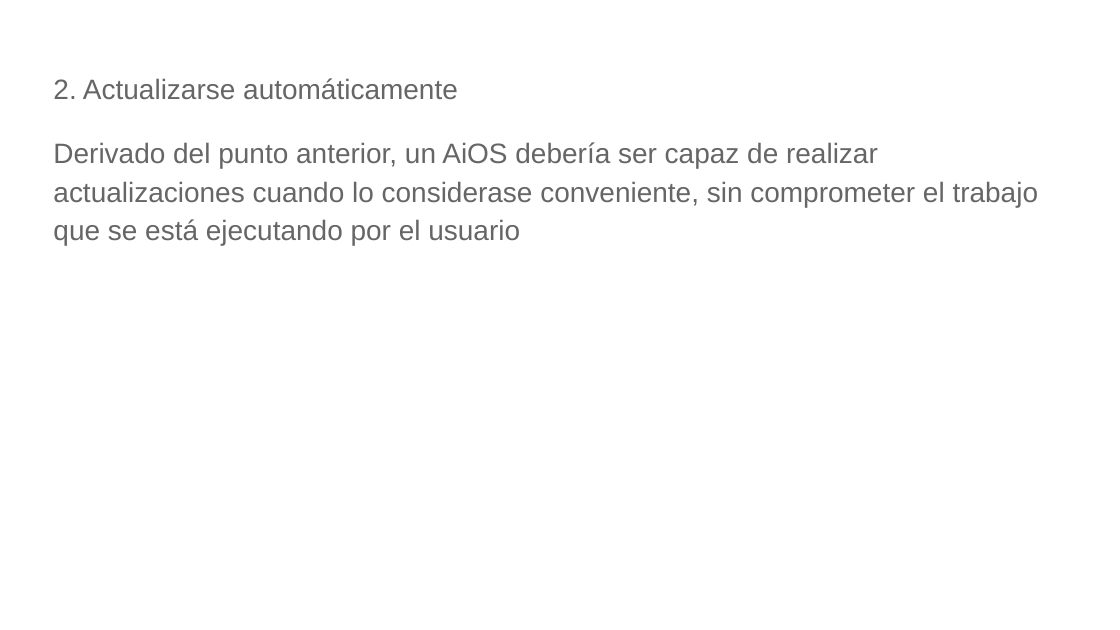
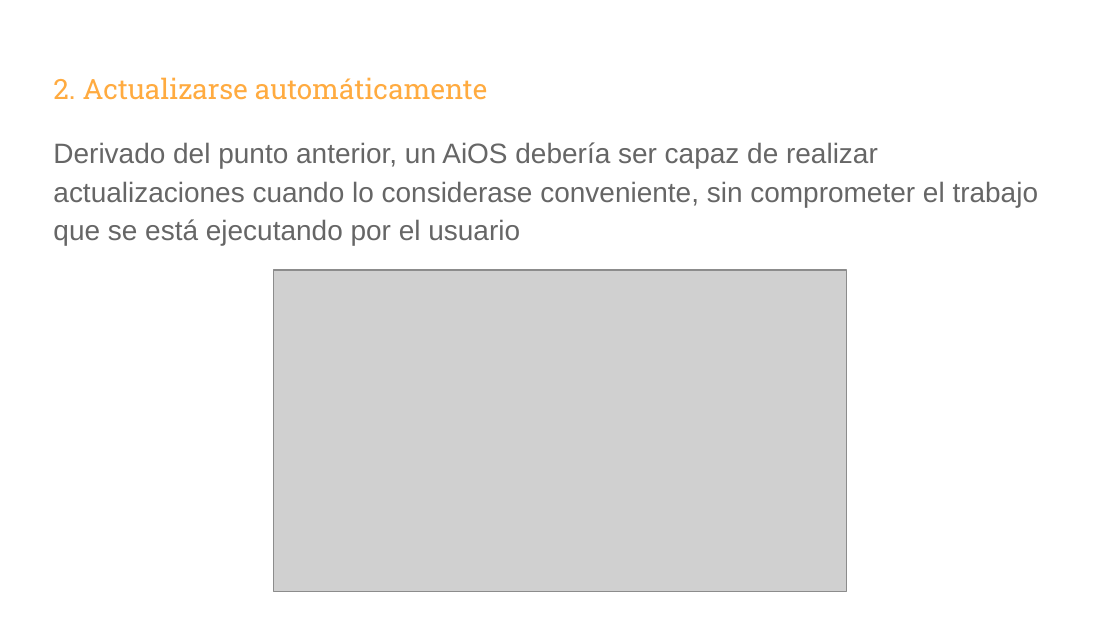
Before and after one commit to gwolf/sistop-2019-2, a slide deck: slide 17 of exposiciones/RodriguezZuriel-IbarraOmar/Inteligencia artificial en los sistemas operativos.pptx. Drawn at 1120x630 pixels with LibreOffice and Linux fonts; fonts in the diff are those of the drawing; grey boxes stand for pictures. Boxes give left, top, right and bottom in pixels: in the first picture for what was removed or moved away, otherwise in the second. Text is boxed around its words. In the diff, an @@ line names an element or a change of style, - is before the commit and + after.

```diff
--- a/exposiciones/RodriguezZuriel-IbarraOmar/Inteligencia artificial en los sistemas operativos.pptx
+++ b/exposiciones/RodriguezZuriel-IbarraOmar/Inteligencia artificial en los sistemas operativos.pptx
@@ text at (53,77,488,100): font Arial to Roboto Slab, text colour #666666 to #FFAB40 in "2. Actualizarse automáticamente" @@
@@ picture added at (273,270,846,592) @@
```
Also in this commit, not shown: 9 other slides changed, 3 slides added.
